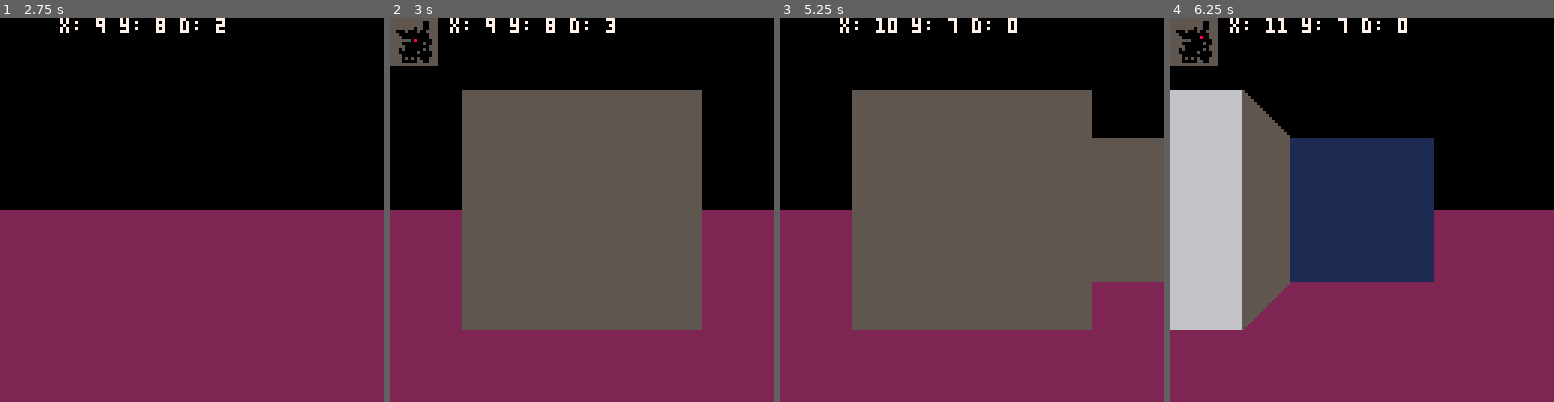
Above: before the commit, frames 1-4 (left to right).
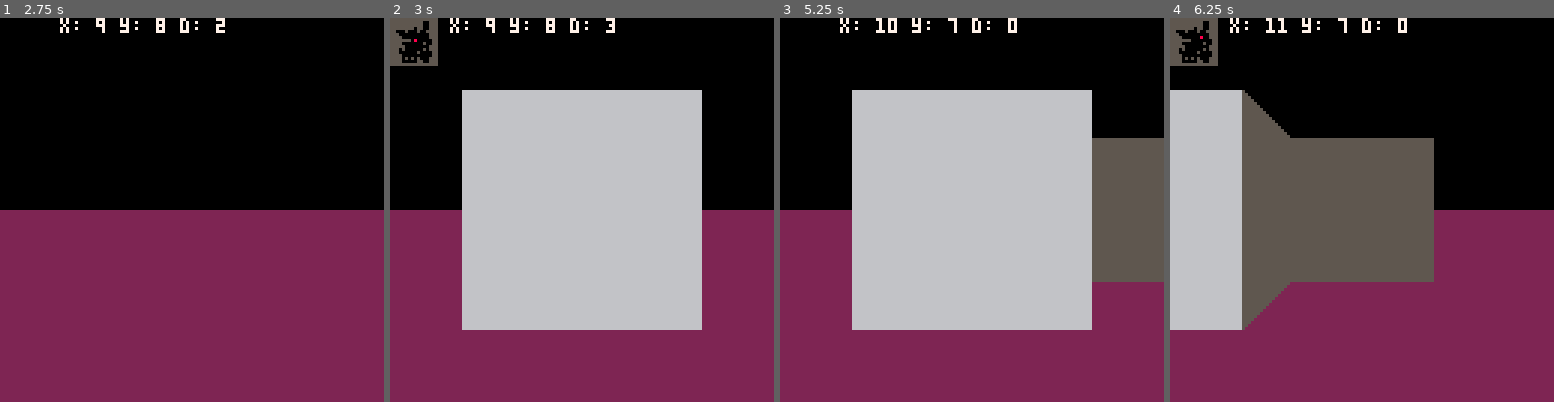
Above: after the commit, the same moments.

Repository: b4dr1ck/Pico8
Game: PICO-8 cartridge sandbox/random_dungeon.p8
Two runs of this game, one before a commit and one after it. Both use one fixed random seed, a clock stepped at 60 frames per second and the inputs below.
Inputs:
- Up to frame 1 (2.75 s): tap O (Z key) at 0.7, 1.7, 2.1, 2.5 s; hold Right 1.6-2.1 s; hold Up 2.15-2.42 s; hold Right from 2.47 s (still down)
- Up to frame 2 (3 s): keep holding Right; tap O (Z key) at 2.9 s
- Up to frame 3 (5.25 s): release Right at 3.03 s; hold Left 3.08-3.58 s; tap O (Z key) every 0.4 s from 3.3 to 4.9 s; hold Down 3.63-3.97 s; hold Right 4.02-4.68 s; hold Up 4.73-5.03 s; hold Left from 5.08 s (still down)
- Up to frame 4 (6.25 s): tap O (Z key) at 5.3, 5.7, 6.1 s; release Left at 5.68 s; hold Down 5.73-6.03 s; hold Right from 6.08 s (still down)

Frame 1 is identical in both runs. In frame 2, 39% of the frame differs, in the area x 18-82%, y 18-82%; in frame 3, 39%; in frame 4, 14%.

Commit message:
BUGFIX: random_dungeon.p8: order of the walls

Diff:
--- a/sandbox/random_dungeon.p8
+++ b/sandbox/random_dungeon.p8
@@ -56,13 +56,6 @@
             end
         end
     end
-    if position == "3C" then
-        for x=5,10  do
-            for y=5,10 do
-                spr(10,x*8,y*8)
-            end
-        end
-    end
     if position == "3R" then
         spr(11,10*8,5*8,1,1,true)
         spr(12,10*8,10*8,1,1,true)
@@ -75,6 +68,14 @@
             end
         end
     end
+    if position == "3C" then
+        for x=5,10  do
+            for y=5,10 do
+                spr(7,x*8,y*8)
+            end
+        end
+    end
+
     if position == "2L" then
         spr(8,4*8,4*8)
         spr(9,4*8,11*8)
@@ -92,13 +93,6 @@
             end
         end
     end
-    if position == "2C" then
-        for x=3,12  do
-            for y=3,12 do
-                spr(7,x*8,y*8)
-            end
-        end
-    end
     if position == "2R" then
         spr(8,11*8,4*8,1,1,true)
         spr(9,11*8,11*8,1,1,true)
@@ -116,6 +110,13 @@
             end
         end
     end
+    if position == "2C" then
+        for x=3,12  do
+            for y=3,12 do
+                spr(4,x*8,y*8)
+            end
+        end
+    end
 
     if position == "1L" then
         spr(5,2*8,2*8)
@@ -132,13 +133,6 @@
             spr(1,0*8,y*8)
         end
     end
-    if position == "1C" then
-        for x=1,14  do
-            for y=1,14 do
-                spr(4,x*8,y*8)
-            end
-        end
-    end
     if position == "1R" then
         spr(5,13*8,2*8,1,1,true)
         spr(6,13*8,13*8,1,1,true)
@@ -152,6 +146,13 @@
         end
         for y=1,14 do
             spr(1,15*8,y*8)
+        end
+    end
+    if position == "1C" then
+        for x=1,14  do
+            for y=1,14 do
+                spr(1,x*8,y*8)
+            end
         end
     end
 
@@ -284,68 +285,68 @@
     if (player.d == 0) then
         if (player.y - 3) >= 1 then
             if dungeon[player.y-3][player.x-1] == 1 then render_3d_wall("3L") end
+            if dungeon[player.y-3][player.x+1] == 1 then render_3d_wall("3R") end
             if dungeon[player.y-3][player.x] == 1 then render_3d_wall("3C") end
-            if dungeon[player.y-3][player.x+1] == 1 then render_3d_wall("3R") end
         end
 
         if (player.y - 2) >= 1 then
             if dungeon[player.y-2][player.x-1] == 1 then render_3d_wall("2L") end
+            if dungeon[player.y-2][player.x+1] == 1 then render_3d_wall("2R") end
             if dungeon[player.y-2][player.x] == 1 then render_3d_wall("2C") end
-            if dungeon[player.y-2][player.x+1] == 1 then render_3d_wall("2R") end
         end
 
         if dungeon[player.y-1][player.x-1] == 1 then render_3d_wall("1L") end
+        if dungeon[player.y-1][player.x+1] == 1 then render_3d_wall("1R") end
         if dungeon[player.y-1][player.x] == 1 then	render_3d_wall("1C") end
-        if dungeon[player.y-1][player.x+1] == 1 then render_3d_wall("1R") end
 
         if dungeon[player.y][player.x-1] == 1 then render_3d_wall("0L") end
         if dungeon[player.y][player.x+1] == 1 then render_3d_wall("0R") end
     elseif (player.d == 1) then
         if dungeon[player.y-1][player.x+3] == 1 then render_3d_wall("3L") end
+        if dungeon[player.y+1][player.x+3] == 1 then render_3d_wall("3R") end
         if dungeon[player.y][player.x+3] == 1 then render_3d_wall("3C") end
-        if dungeon[player.y+1][player.x+3] == 1 then render_3d_wall("3R") end
 
         if dungeon[player.y-1][player.x+2] == 1 then render_3d_wall("2L") end
+        if dungeon[player.y+1][player.x+2] == 1 then render_3d_wall("2R") end
         if dungeon[player.y][player.x+2] == 1 then render_3d_wall("2C") end
-        if dungeon[player.y+1][player.x+2] == 1 then render_3d_wall("2R") end
 
         if dungeon[player.y-1][player.x+1] == 1 then render_3d_wall("1L") end
+        if dungeon[player.y+1][player.x+1] == 1 then render_3d_wall("1R") end
         if dungeon[player.y][player.x+1] == 1 then	render_3d_wall("1C") end
-        if dungeon[player.y+1][player.x+1] == 1 then render_3d_wall("1R") end
 
         if dungeon[player.y-1][player.x] == 1 then render_3d_wall("0L") end
         if dungeon[player.y+1][player.x] == 1 then render_3d_wall("0R") end
     elseif (player.d == 2) then
         if (player.y + 3) <= 16 then
             if dungeon[player.y+3][player.x+1] == 1 then render_3d_wall("3L") end
+            if dungeon[player.y+3][player.x-1] == 1 then render_3d_wall("3R") end
             if dungeon[player.y+3][player.x] == 1 then render_3d_wall("3C") end
-            if dungeon[player.y+3][player.x-1] == 1 then render_3d_wall("3R") end
         end
 
         if (player.y + 2) <= 16 then
             if dungeon[player.y+2][player.x+1] == 1 then render_3d_wall("2L") end
+            if dungeon[player.y+2][player.x-1] == 1 then render_3d_wall("2R") end
             if dungeon[player.y+2][player.x] == 1 then render_3d_wall("2C") end
-            if dungeon[player.y+2][player.x-1] == 1 then render_3d_wall("2R") end
         end
 
         if dungeon[player.y+1][player.x+1] == 1 then render_3d_wall("1L") end
+        if dungeon[player.y+1][player.x-1] == 1 then render_3d_wall("1R") end
         if dungeon[player.y+1][player.x] == 1 then	render_3d_wall("1C") end
-        if dungeon[player.y+1][player.x-1] == 1 then render_3d_wall("1R") end
 
         if dungeon[player.y][player.x+1] == 1 then render_3d_wall("0L") end
         if dungeon[player.y][player.x-1] == 1 then render_3d_wall("0R") end
     elseif (player.d == 3) then
         if dungeon[player.y+1][player.x-3] == 1 then render_3d_wall("3L") end
+        if dungeon[player.y-1][player.x-3] == 1 then render_3d_wall("3R") end
         if dungeon[player.y][player.x-3] == 1 then render_3d_wall("3C") end
-        if dungeon[player.y-1][player.x-3] == 1 then render_3d_wall("3R") end
 
         if dungeon[player.y+1][player.x-2] == 1 then render_3d_wall("2L") end
+        if dungeon[player.y-1][player.x-2] == 1 then render_3d_wall("2R") end
         if dungeon[player.y][player.x-2] == 1 then render_3d_wall("2C") end
-        if dungeon[player.y-1][player.x-2] == 1 then render_3d_wall("2R") end
 
         if dungeon[player.y+1][player.x-1] == 1 then render_3d_wall("1L") end
+        if dungeon[player.y-1][player.x-1] == 1 then render_3d_wall("1R") end
         if dungeon[player.y][player.x-1] == 1 then	render_3d_wall("1C") end
-        if dungeon[player.y-1][player.x-1] == 1 then render_3d_wall("1R") end
 
         if dungeon[player.y+1][player.x] == 1 then render_3d_wall("0L") end
         if dungeon[player.y-1][player.x] == 1 then render_3d_wall("0R") end
